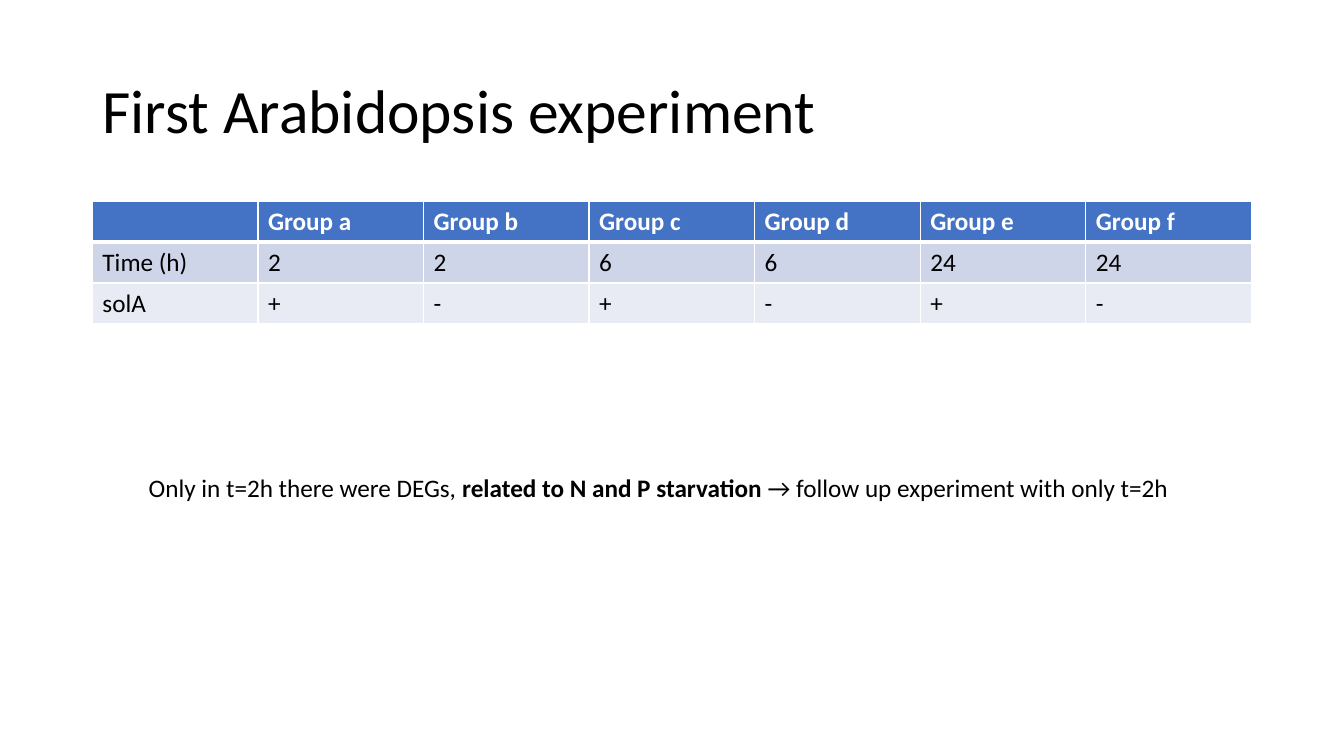
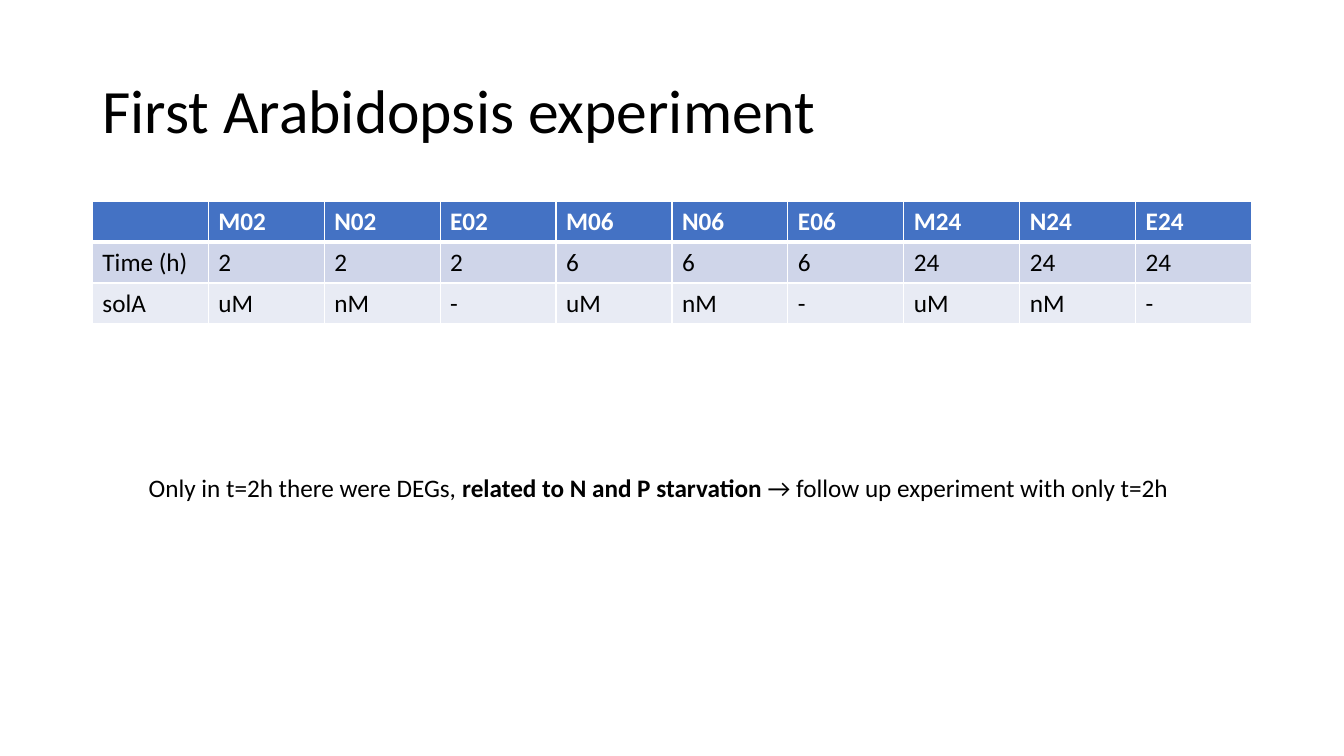
Before and after one commit to Lieker/Sly_Ath_solA_RNAseq, a slide deck: slide 3 of presentation_stath.pptx. Drawn at 1344x756 pixels with LibreOffice and Linux fonts; fonts in the diff are those of the drawing. Boxes give left, top, right and bottom in pixels: in the first picture for what was removed or moved away, otherwise in the second. Text is boxed around its words. In the diff, an @@ line names an element or a change of style, - is before the commit and + after.

```diff
--- a/presentation_stath.pptx
+++ b/presentation_stath.pptx
@@ table at box(93, 202, 1252, 325) @@
-column 2: Group a | 2 | +
-column 3: Group b | 2 | -
-column 4: Group c | 6 | +
-column 5: Group d | 6 | -
-column 6: Group e | 24 | +
-column 7: Group f | 24 | -
+column 2: M02 | 2 | uM
+column 3: N02 | 2 | nM
+column 4: E02 | 2 | -
+column 5: M06 | 6 | uM
+column 6: N06 | 6 | nM
+column 7: E06 | 6 | -
+column 8: M24 | 24 | uM
+column 9: N24 | 24 | nM
+column 10: E24 | 24 | -
```
Also in this commit, not shown: 10 other files.
